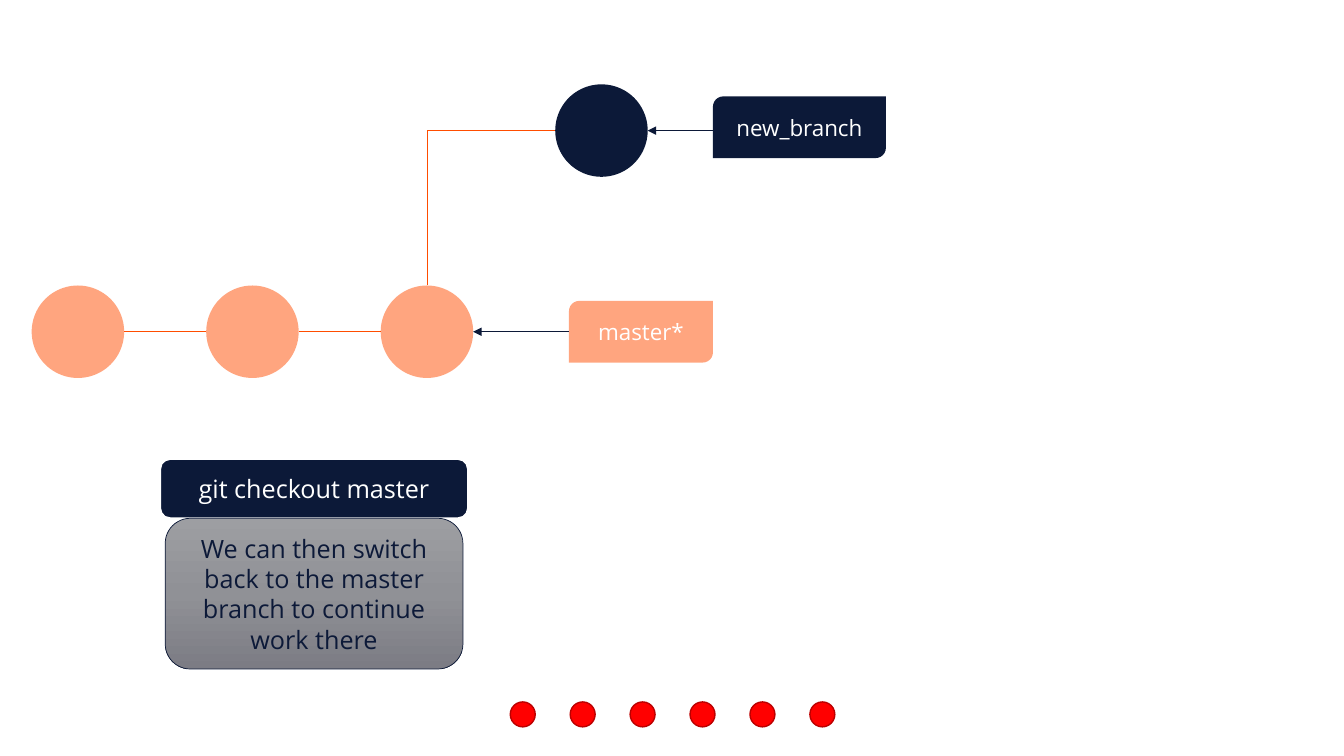
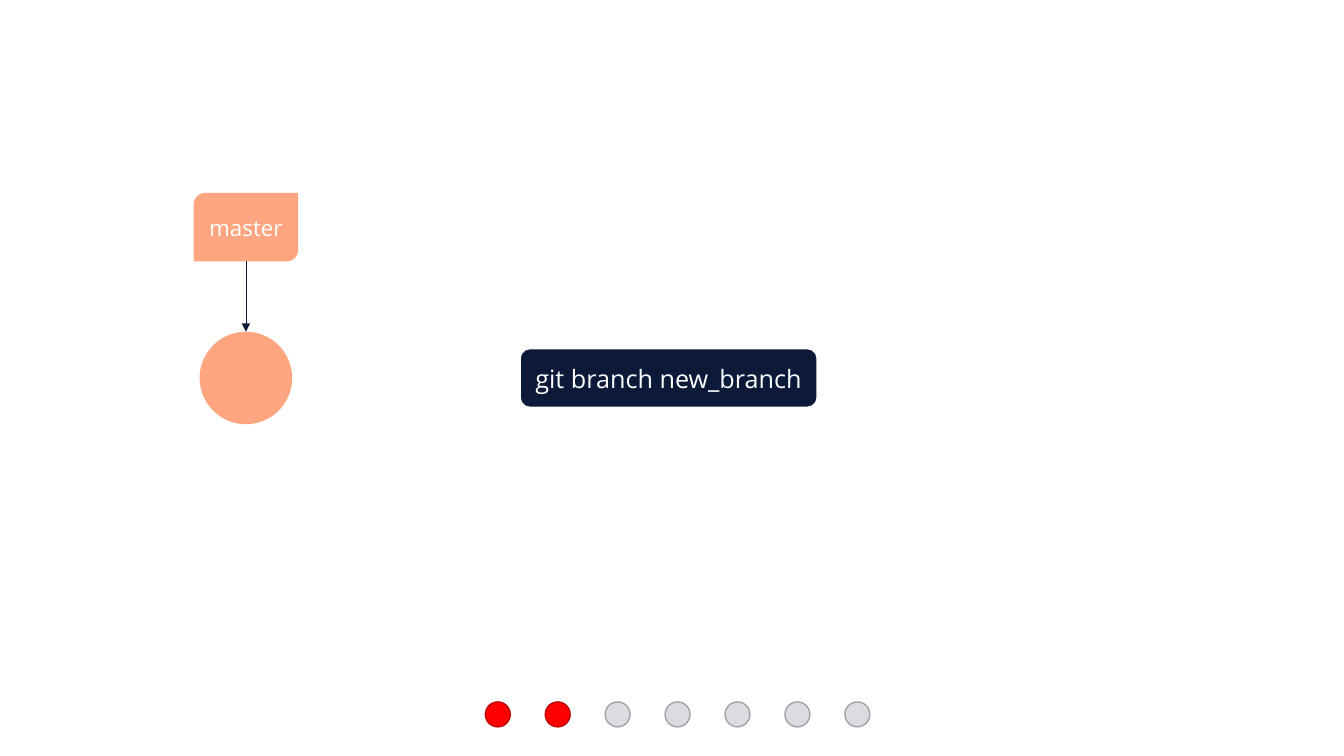
Before and after one commit to e815135/Shiny-App-Project, a slide deck: slide 37 of making basic workflow diagram.pptx (slide 41 before the commit). Drawn at 1344x756 pixels with LibreOffice and Linux fonts; fonts in the diff are those of the drawing. Boxes give left, top, right and bottom in pixels: in the first picture for what was removed or moved away, otherwise in the second. Text is boxed around its words. In the diff, an @@ line names an element or a change of style, - is before the commit and + after.

```diff
--- a/making basic workflow diagram.pptx
+++ b/making basic workflow diagram.pptx
@@ ellipse removed at bbox=[556, 85, 648, 177] @@
@@ round diag rect removed at bbox=[713, 97, 886, 158] @@
-new_branch
@@ elbow line removed from (427, 285) to (556, 131) @@
@@ arrow removed from (713, 131) to (648, 131) @@
@@ round diag rect "master": place and size @@
-round diag rect "master" at bbox=[569, 301, 713, 363]
+round diag rect "master" at bbox=[194, 193, 298, 261]
@@ text in round diag rect at bbox=[209, 221, 282, 236]: text changed @@
-master*
+master
@@ arrow added from (246, 261) to (246, 332), #0C1938 0.5 pt @@
@@ ellipse: place and size @@
-ellipse at bbox=[207, 285, 299, 378]
+ellipse at bbox=[200, 332, 292, 424]
@@ group removed at bbox=[31, 285, 474, 378]: 2 ellipses, 2 lines @@
@@ arrow removed from (569, 332) to (473, 332) @@
@@ rounded rectangle added at bbox=[520, 349, 818, 408], fill #0C1938, outline #FFFFFF 1.5 pt, 18 pt, text #FFFFFF @@
+git branch new_branch
@@ rounded rectangle removed at bbox=[160, 459, 469, 518] @@
-git checkout master
@@ rounded rectangle removed at bbox=[165, 518, 463, 669] @@
-We can then switch back to the master branch to continue work there
@@ 6 ellipses: place and size @@
-6 ellipses at bbox=[510, 702, 835, 727]
+6 ellipses at bbox=[485, 702, 811, 727]
@@ fill #FF0000 to #DDDAE1; outline #BD0000 1 pt to #A3A1A6 1 pt in 4 elements at bbox=[785, 702, 811, 727], bbox=[605, 702, 630, 727], bbox=[665, 702, 691, 727], bbox=[725, 702, 750, 727] @@
@@ ellipse added at bbox=[845, 702, 870, 727], fill #DDDAE1, outline #A3A1A6 1 pt @@
```
Also in this commit, not shown: 9 other slides changed, 2 slides added, 1 slide removed.
